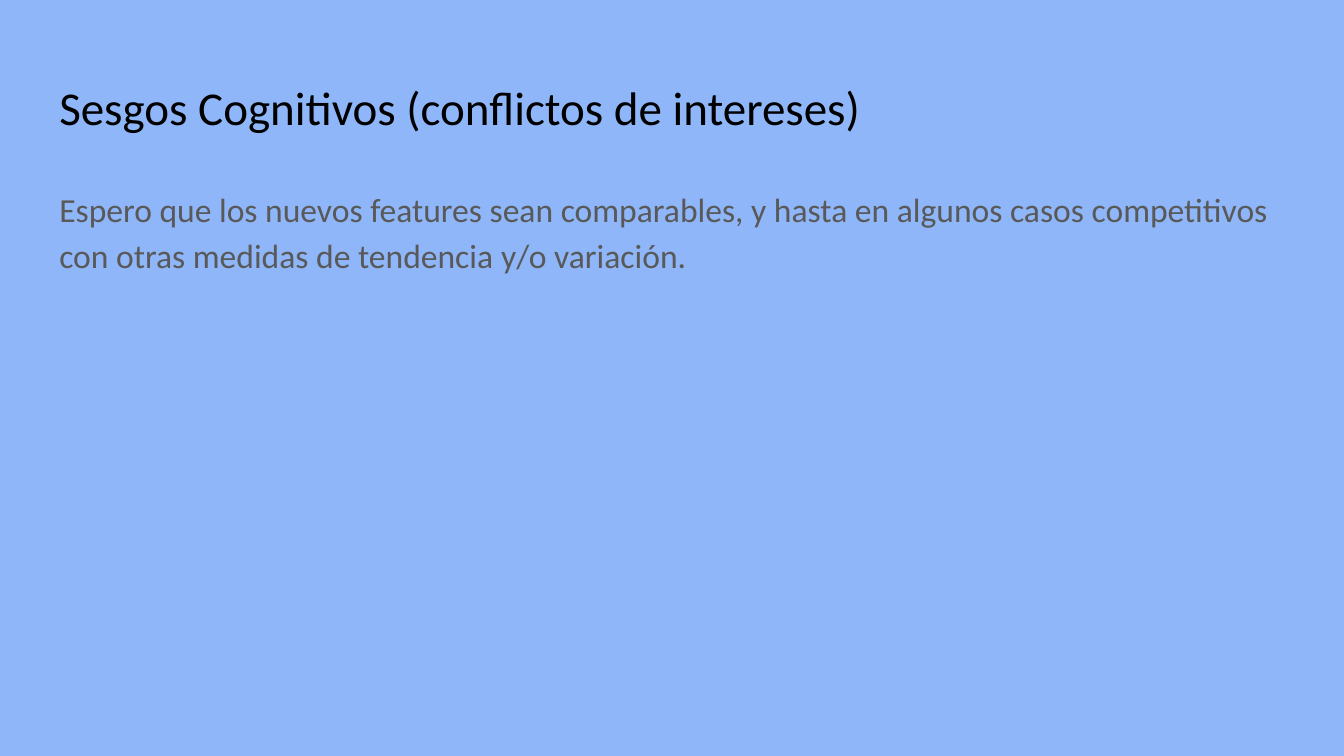
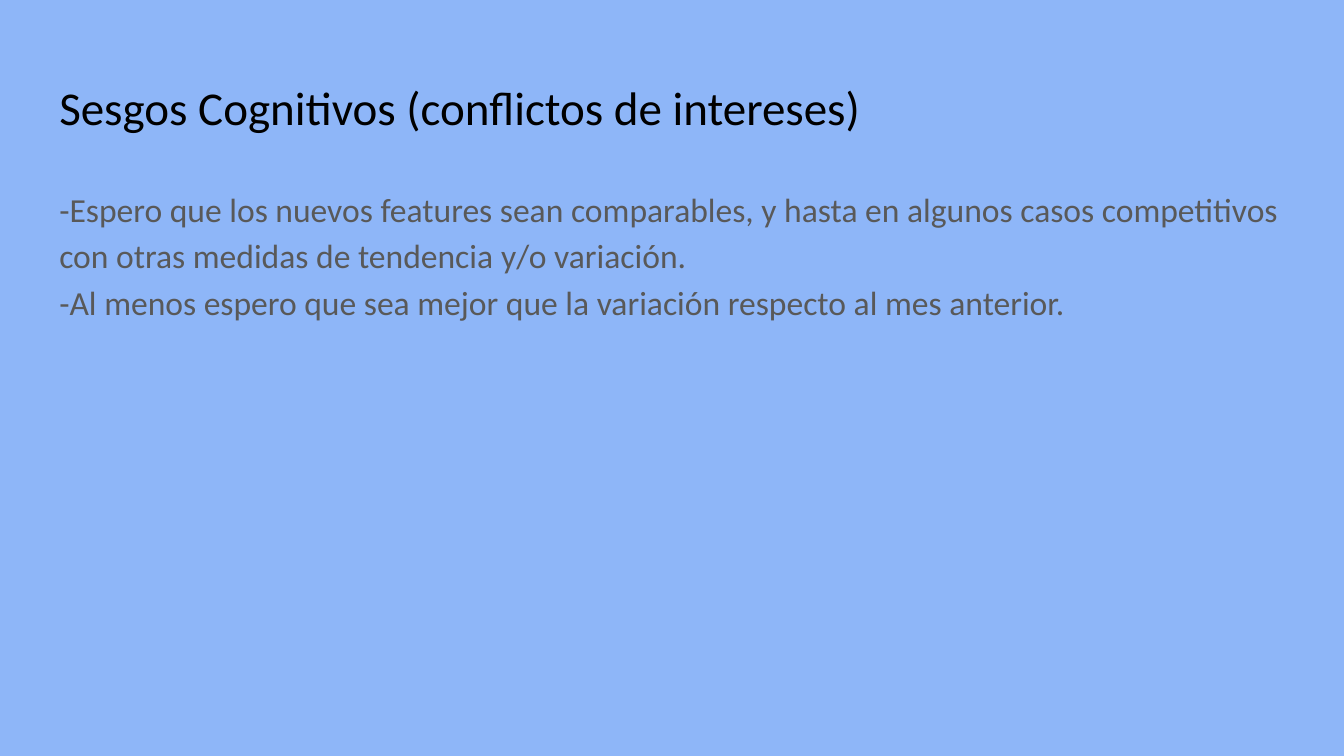
Before and after one commit to federicochecozzi/labo, a slide deck: slide 6 of src/Experimentos/Experimento segunda diferencia finita/Presentación del experimento de diferencia finita de segundo orden.pptx. Drawn at 1344x756 pixels with LibreOffice and Linux fonts; fonts in the diff are those of the drawing. Boxes give left, top, right and bottom in pixels: in the first picture for what was removed or moved away, otherwise in the second. Text is boxed around its words. In the diff, an @@ line names an element or a change of style, - is before the commit and + after.

```diff
--- a/src/Experimentos/Experimento segunda diferencia finita/Presentación del experimento de diferencia finita de segundo orden.pptx
+++ b/src/Experimentos/Experimento segunda diferencia finita/Presentación del experimento de diferencia finita de segundo orden.pptx
@@ text at (59,198,1278,321): text changed @@
-Espero que los nuevos features sean comparables, y hasta en algunos casos competitivos con otras medidas de tendencia y/o variación.
+-Espero que los nuevos features sean comparables, y hasta en algunos casos competitivos con otras medidas de tendencia y/o variación.
+-Al menos espero que sea mejor que la variación respecto al mes anterior.
```
Also in this commit, not shown: 1 other slide changed, 1 slide added, 1 other file.
